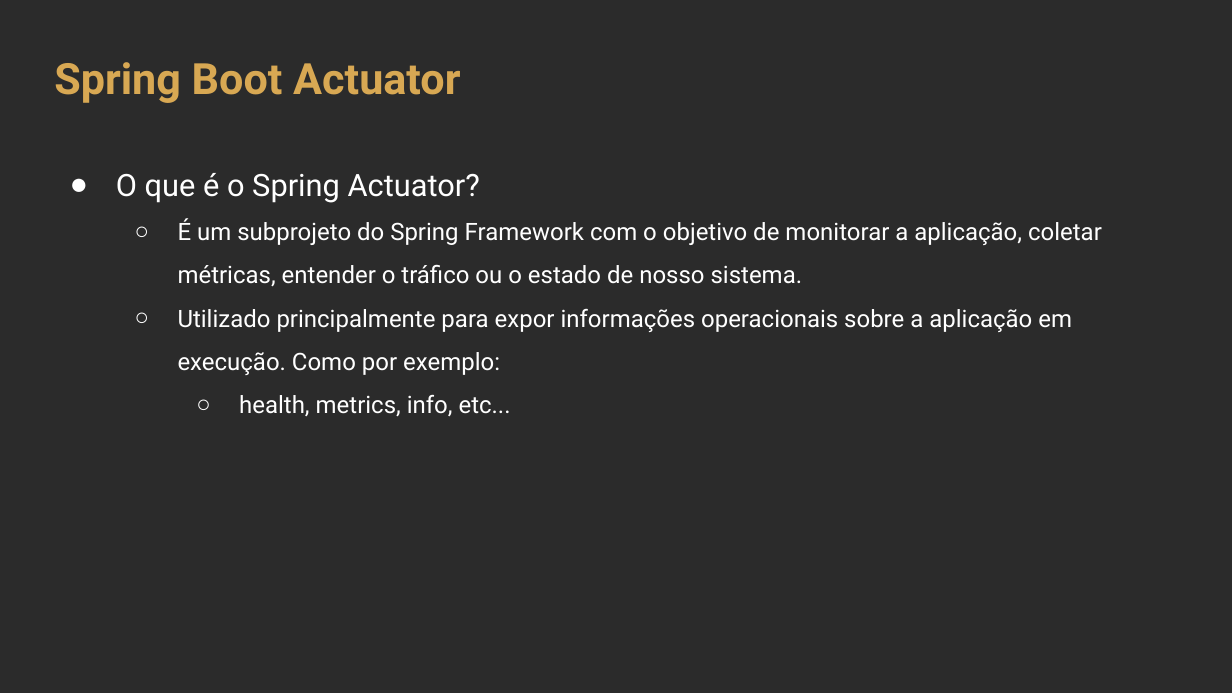
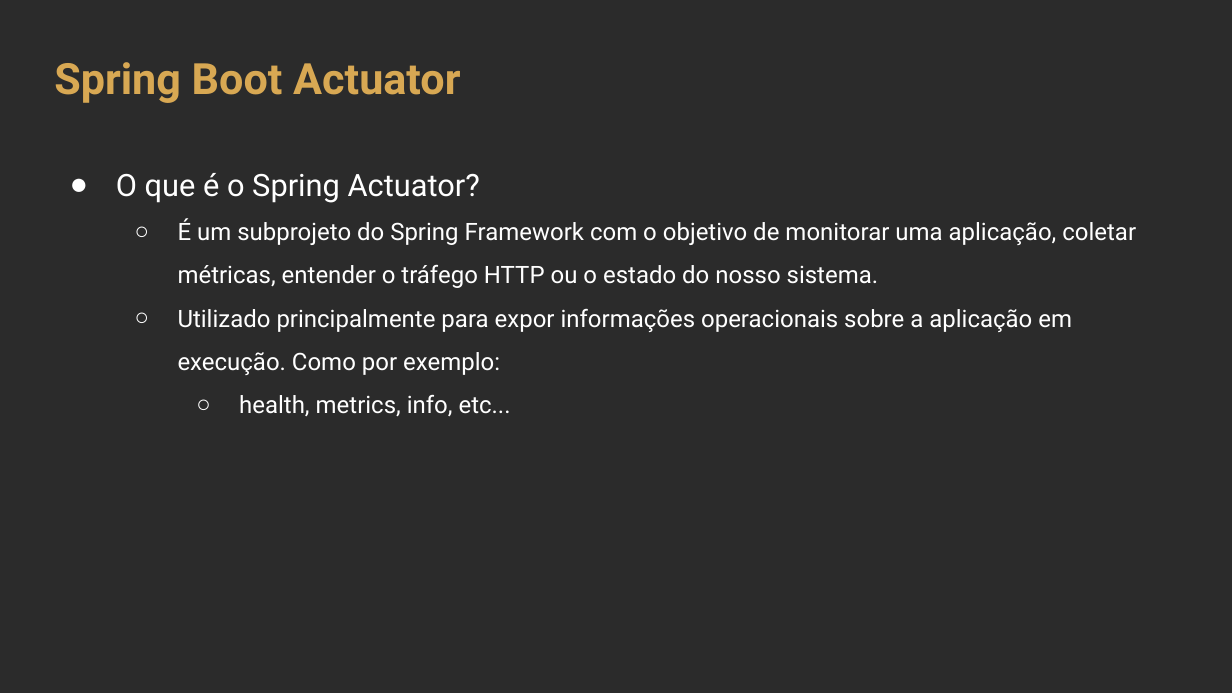
Before and after one commit to rocketseat-creators-program/spring-boot-actuator-2021-06-05, a slide deck: slide 6 of ApresentacaoSpringActuator.pptx (slide 5 before the commit). Drawn at 1232x693 pixels with LibreOffice and Linux fonts; fonts in the diff are those of the drawing; background and template pictures are left out; a plain dark background stands for a picture behind light text. Boxes give left, top, right and bottom in pixels: in the first picture for what was removed or moved away, otherwise in the second. Text is boxed around its words. In the diff, an @@ line names an element or a change of style, - is before the commit and + after.

```diff
--- a/ApresentacaoSpringActuator.pptx
+++ b/ApresentacaoSpringActuator.pptx
@@ text at bbox=[178, 219, 1136, 288]: text changed @@
-  ○ É um subprojeto do Spring Framework com o objetivo de monitorar a aplicação, coletar métricas, entender o tráfico ou o estado de nosso sistema.
+  ○ É um subprojeto do Spring Framework com o objetivo de monitorar uma aplicação, coletar métricas, entender o tráfego HTTP ou o estado do nosso sistema.
```
Also in this commit, not shown: 4 other slides changed, 2 slides added, 11 other files.
